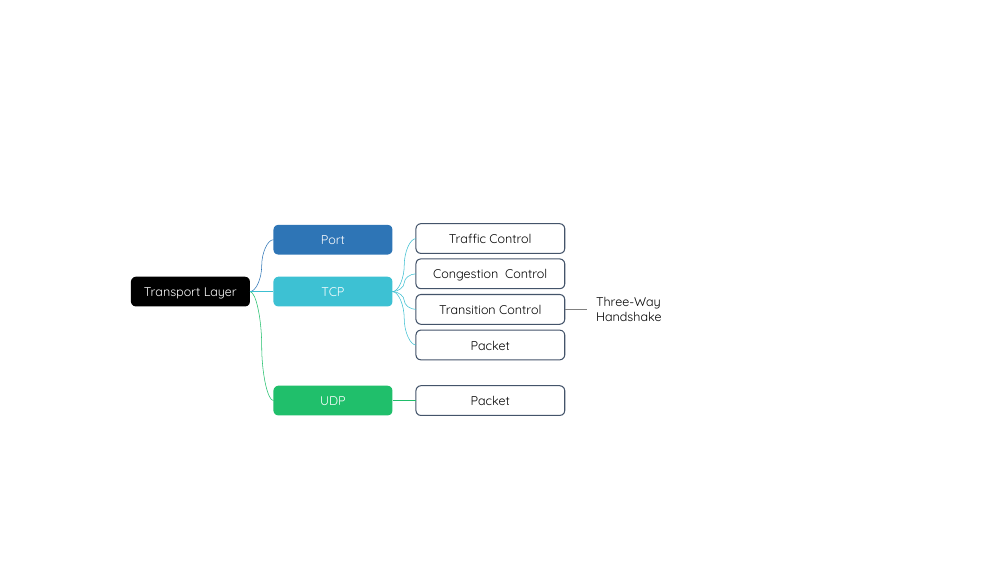
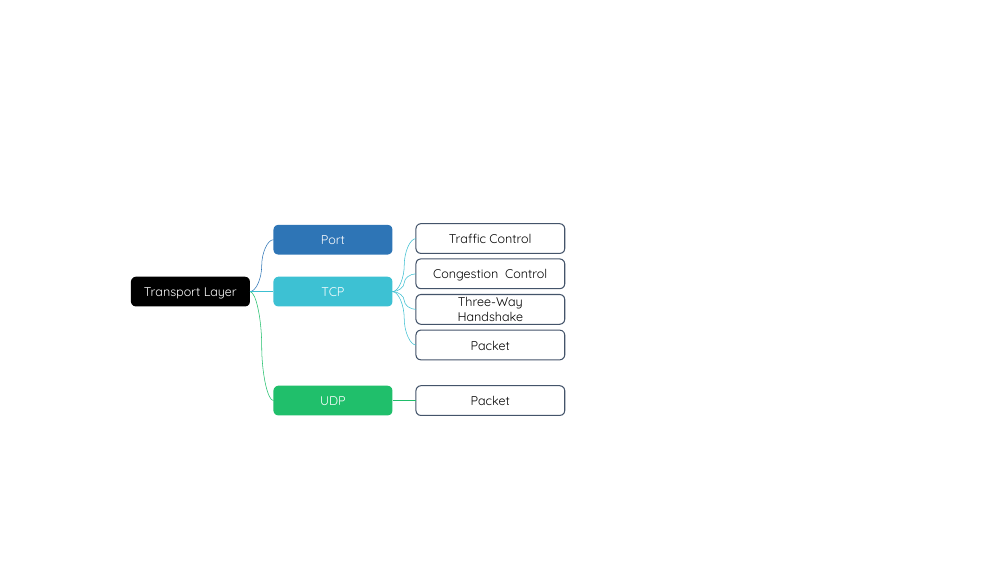
Before and after one commit to glplaman/glplaman.github.io, a slide deck: slide 2 of utils/file/charts.pptx. Drawn at 1008x567 pixels with LibreOffice and Linux fonts; fonts in the diff are those of the drawing. Boxes give left, top, right and bottom in pixels: in the first picture for what was removed or moved away, otherwise in the second. Text is boxed around its words. In the diff, an @@ line names an element or a change of style, - is before the commit and + after.

```diff
--- a/utils/file/charts.pptx
+++ b/utils/file/charts.pptx
@@ text in rounded rectangle at [458, 294, 524, 325]: text changed @@
-Transition Control
+Three-Way Handshake
@@ text removed at [596, 297, 662, 321] @@
-Three-Way Handshake
@@ line removed from (565, 309) to (588, 309) @@
```
Also in this commit, not shown: 29 other files.
